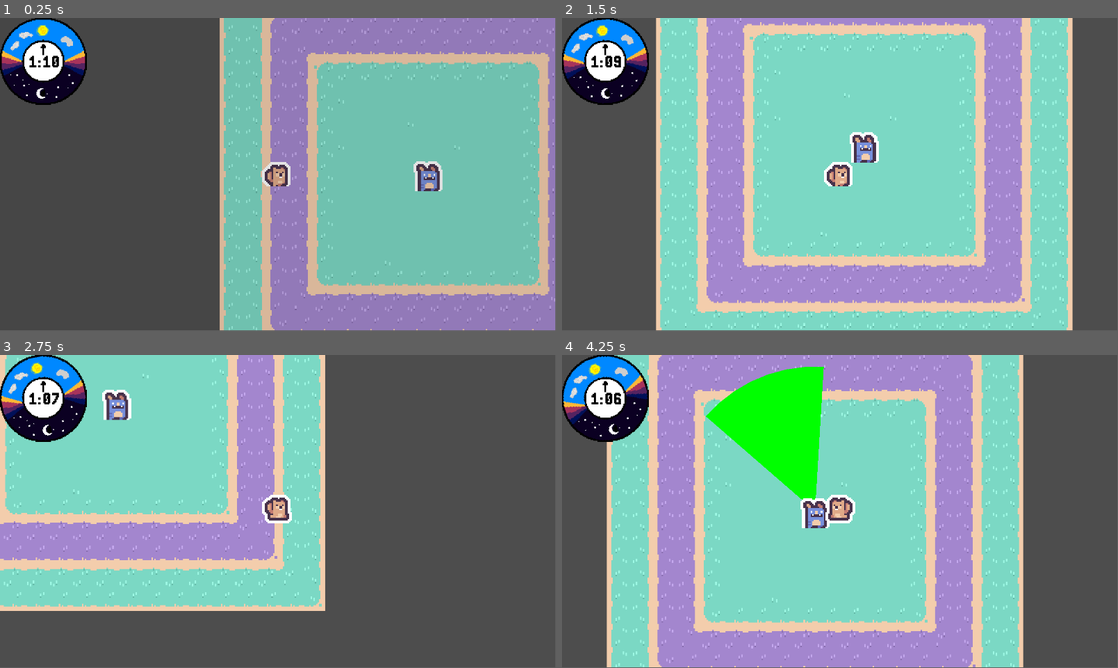
Above: before the commit, frames 1-4 (two rows, left to right).
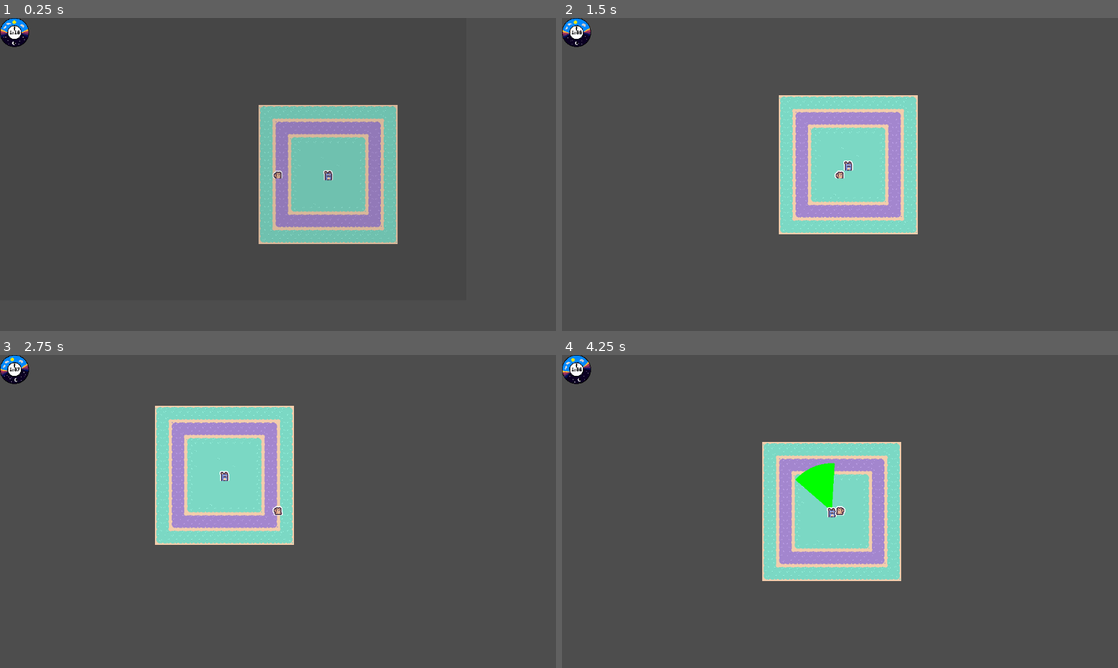
Above: after the commit, the same moments.

Repository: Sosenteam/groundhog-stealth
Game: Godot game, scene res://world.tscn
Same seed, same stepped clock (60 frames per second), same inputs: the game is played once before the commit and once after it.
Inputs:
- Up to frame 1 (0.25 s): no input
- Up to frame 2 (1.5 s): tap Enter at 0.5 s; hold D (move_right) 0.53-1.28 s; hold Space (move_dash) 0.53-1.28 s; hold S (move_down) from 1.28 s (still down); tap Space (move_dash) at 1.35 s
- Up to frame 3 (2.75 s): release S (move_down) at 2.03 s; hold D (move_right) from 2.03 s (still down); hold Space (move_dash) from 2.03 s (still down)
- Up to frame 4 (4.25 s): release D (move_right) at 2.78 s; release Space (move_dash) at 2.78 s; hold W (move_up) 2.78-3.53 s; tap Space (move_dash) at 2.85 s; hold A (move_left) from 3.53 s (still down); hold Space (move_dash) from 3.53 s (still down)
The window is 799x449 before the commit and 800x450 after it. Grey fills any space a smaller window leaves; there, only what the larger window draws over its background counts as a difference.

The runs differ from the first frame. In frame 1, 59% of the frame differs, in the area x 0-100%, y 0-100%; in frame 2, 73%, in the area x 0-92%, y 0-100%; in frame 3, 43%; in frame 4, 72%.

Commit message:
[projectsettings] removed ui scaling
It made my ui too big :/

Diff:
--- a/project.godot
+++ b/project.godot
@@ -16,7 +16,7 @@
 
 [display]
 
-window/stretch/scale=3.0
+window/stretch/mode="viewport"
 
 [input]
 
